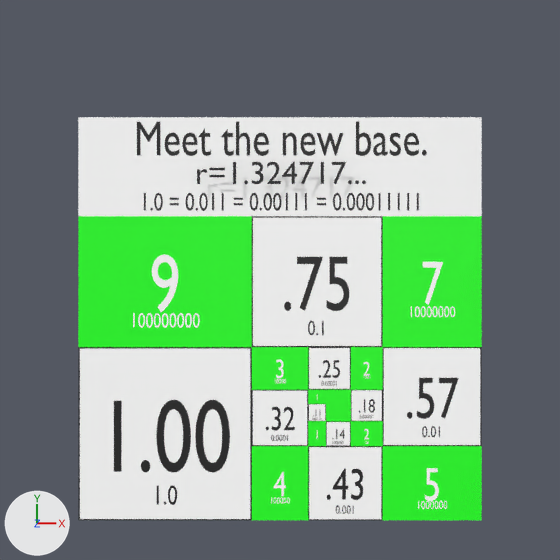
A saved change to the Blender file blender/radiant-rhos5.blend.
One viewpoint serves both versions: the file's camera 'Camera'. Lighting does not change. The marker at lower left points along +X, +Y and +Z. Text is drawn in Blender's own font.

Names of what the first picture shows: 'Font Object', 'Font Object.001', 'Font Object.016', 'Font Object.018', 'Font Object.031', 'Font Object.033', 'Font Object.035', 'Font Object.037', 'Greek Symbol', 'background', 'heading_background', 'square-10-mask', 'square-11-mask', 'square-12-mask', 'square-13-mask', 'square-8-mask', 'square-9-mask'.
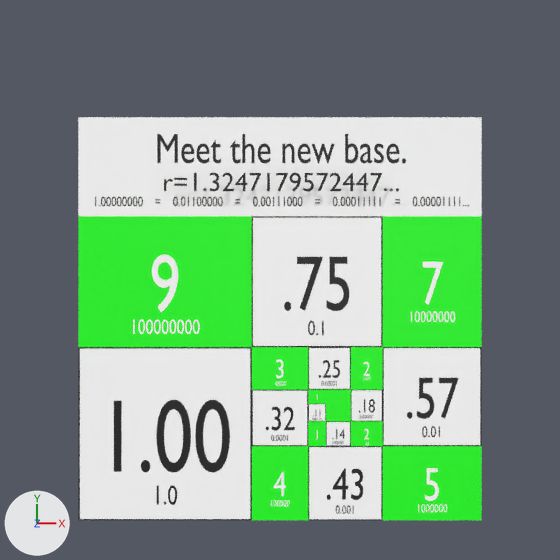
Pixel boxes [x1, y1, x2, y2] of what changed, in the pictures (560 x 560 px):
```json
{"object": "Font Object", "change": "moved, rescaled", "before": [137, 122, 427, 156], "after": [157, 134, 406, 163], "on screen": "14% narrower, 14% shorter"}
{"object": "Font Object.001", "change": "text changed, moved, rescaled", "before": [144, 193, 419, 211], "after": [95, 197, 469, 206], "on screen": "36% wider, 47% shorter"}
{"object": "Greek Symbol", "change": "text changed, moved, rescaled", "before": [197, 162, 366, 184], "after": [164, 173, 399, 191], "on screen": "39% wider, 17% shorter"}
{"object": "Font Object.037", "change": "moved", "before": [133, 313, 200, 328], "after": [133, 319, 200, 334]}
{"object": "Font Object.035", "change": "moved", "before": [411, 306, 455, 317], "after": [411, 311, 455, 322]}
{"object": "Font Object.033", "change": "moved", "before": [418, 501, 447, 509], "after": [418, 504, 447, 512]}
{"object": "Font Object.031", "change": "moved", "before": [271, 497, 290, 504], "after": [271, 500, 290, 506]}
{"object": "Font Object.029", "change": "moved", "before": [276, 379, 286, 384], "after": [276, 381, 286, 386]}
```

The change, as JSON lines over the scene's bpy script:
```json
{"op": "set", "path": "txt_objectsize_152.body", "old": "'1.0 = 0.011 = 0.00111 = 0.00011111'", "new": "'1.00000000    =    0.01100000    =    0.00111000    =    0.00011111    =    0.00001111...'"}
{"op": "set", "path": "txt_rho_004.body", "old": "'r=1.324717...'", "new": "'r=1.3247179572447...'"}
{"op": "set", "path": "ob_font_object.location", "old": "(-0.303, 1.499, 0.001)", "new": "(-0.303, 1.444, 0.001)"}
{"op": "set", "path": "ob_font_object.scale", "old": "(0.21, 0.28, 1.0)", "new": "(0.18, 0.24, 1.0)"}
{"op": "set", "path": "ob_font_object_001.location", "old": "(-0.303, 1.147, 0.001)", "new": "(-0.303, 1.151, 0.001)"}
{"op": "set", "path": "ob_font_object_001.scale", "old": "(0.108, 0.144, 1.0)", "new": "(0.06, 0.08, 1.0)"}
{"op": "set", "path": "ob_font_object_029.location", "old": "(-0.31, 0.136, 0.001)", "new": "(-0.31, 0.124, 0.001)"}
{"op": "set", "path": "ob_font_object_031.location", "old": "(-0.31, -0.539, 0.001)", "new": "(-0.31, -0.555, 0.001)"}
{"op": "set", "path": "ob_font_object_033.location", "old": "(0.55, -0.564, 0.001)", "new": "(0.55, -0.584, 0.001)"}
{"op": "set", "path": "ob_font_object_035.location", "old": "(0.55, 0.526, 0.001)", "new": "(0.55, 0.498, 0.001)"}
{"op": "set", "path": "ob_font_object_037.location", "old": "(-0.96, 0.477, 0.001)", "new": "(-0.96, 0.441, 0.001)"}
{"op": "set", "path": "ob_greek_symbol.location", "old": "(-0.303, 1.3, 0.06)", "new": "(-0.303, 1.25, 0.06)"}
{"op": "set", "path": "ob_greek_symbol.scale", "old": "(0.18, 0.18, 1.0)", "new": "(0.15, 0.15, 1.0)"}
```
